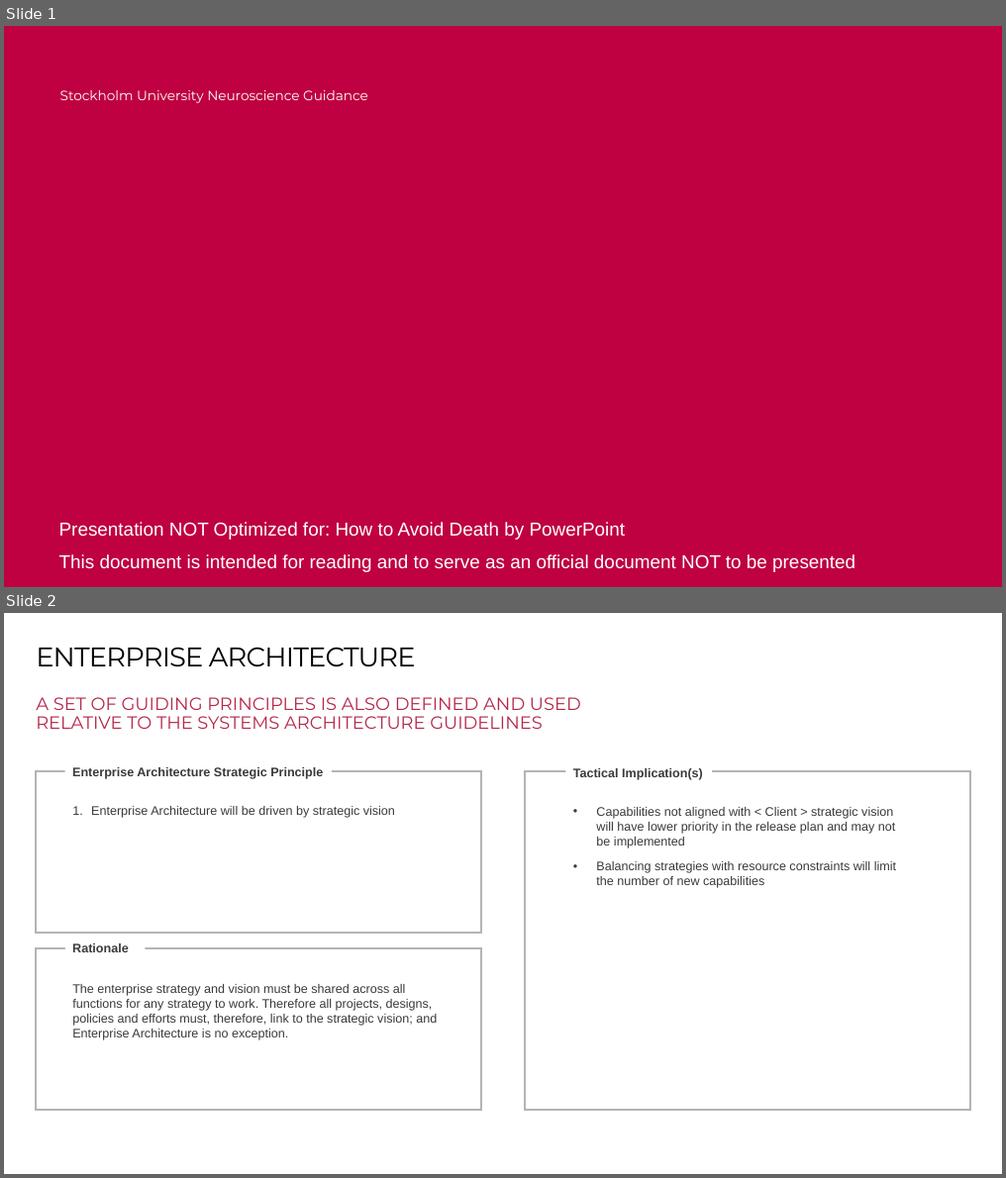
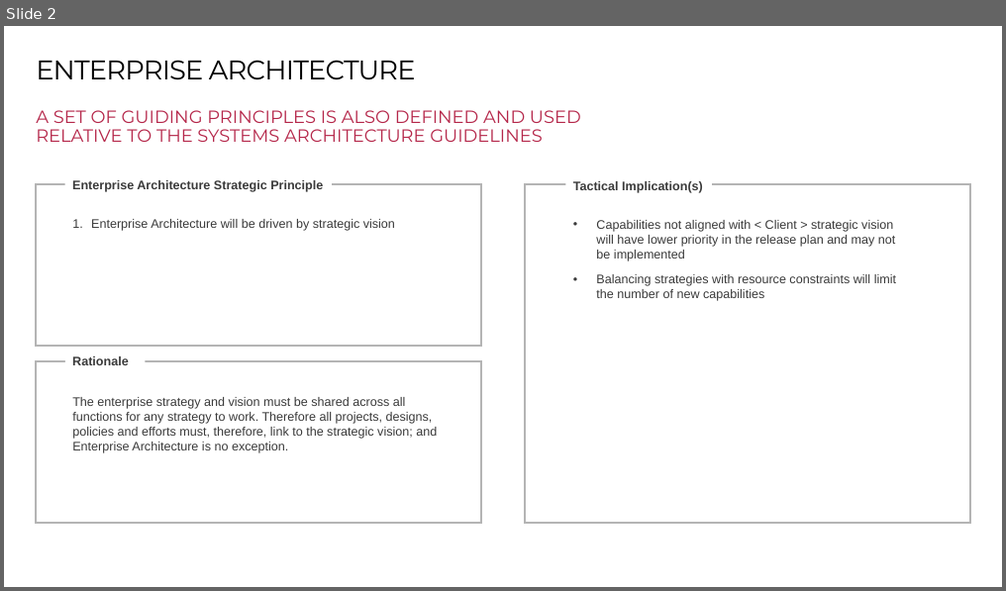
Before and after one commit to vonschutter/RTD-Tempate-Repository, a slide deck: Templates/Strategy/AR102 - Enterprise Architecture - EA Lite 1.0.odp. Shown one above the other, each under a label of ours: slides 1 and 2 before the commit, slide 2 after it. The pictures are 1006x1178 and 1006x591 pixels, drawn with LibreOffice and Linux fonts; fonts in the diff are those of the drawing; background and template pictures are left out. Boxes give left, top, right and bottom in pixels: in the first picture for what was removed or moved away, otherwise in the second. Text is boxed around its words. In the diff, an @@ line names an element or a change of style, - is before the commit and + after.

```diff
--- a/Templates/Strategy/AR102 - Enterprise Architecture - EA Lite 1.0.odp
+++ b/Templates/Strategy/AR102 - Enterprise Architecture - EA Lite 1.0.odp
@@ slide 1 removed at (x1=4, y1=26, x2=1002, y2=587), background picture (left out) @@
@@ title removed at (x1=60, y1=90, x2=368, y2=103) @@
-Stockholm University Neuroscience Guidance
@@ text removed at (x1=59, y1=522, x2=855, y2=572) @@
-Presentation NOT Optimized for: How to Avoid Death by PowerPoint
-This document is intended for reading and to serve as an official document NOT to be presented
```
Also in this commit, not shown: 1 slide added, 4 other files.
